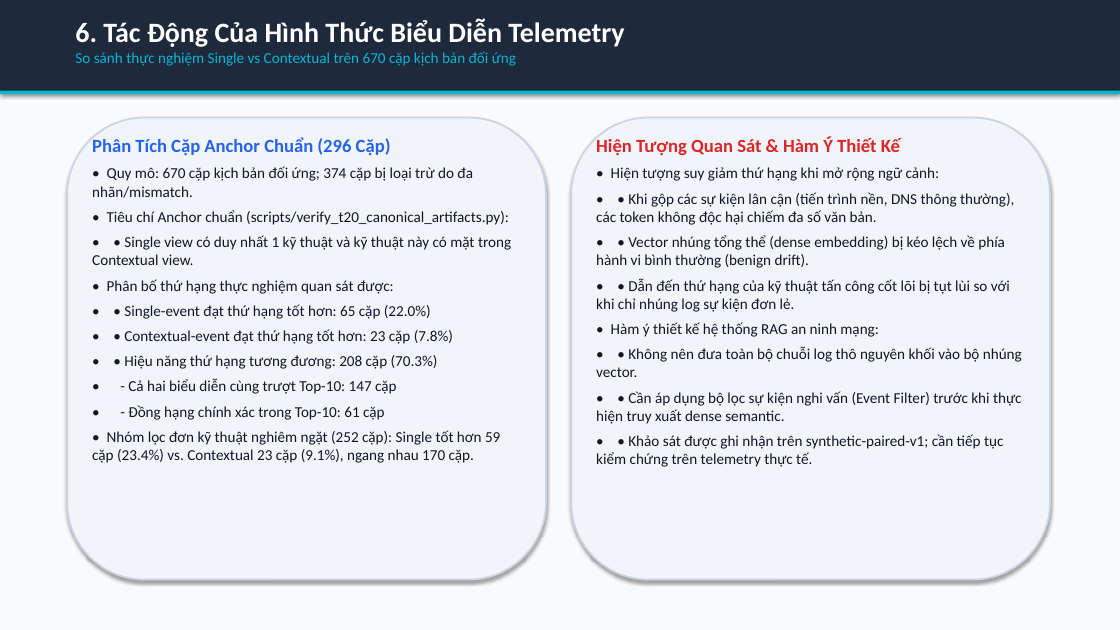
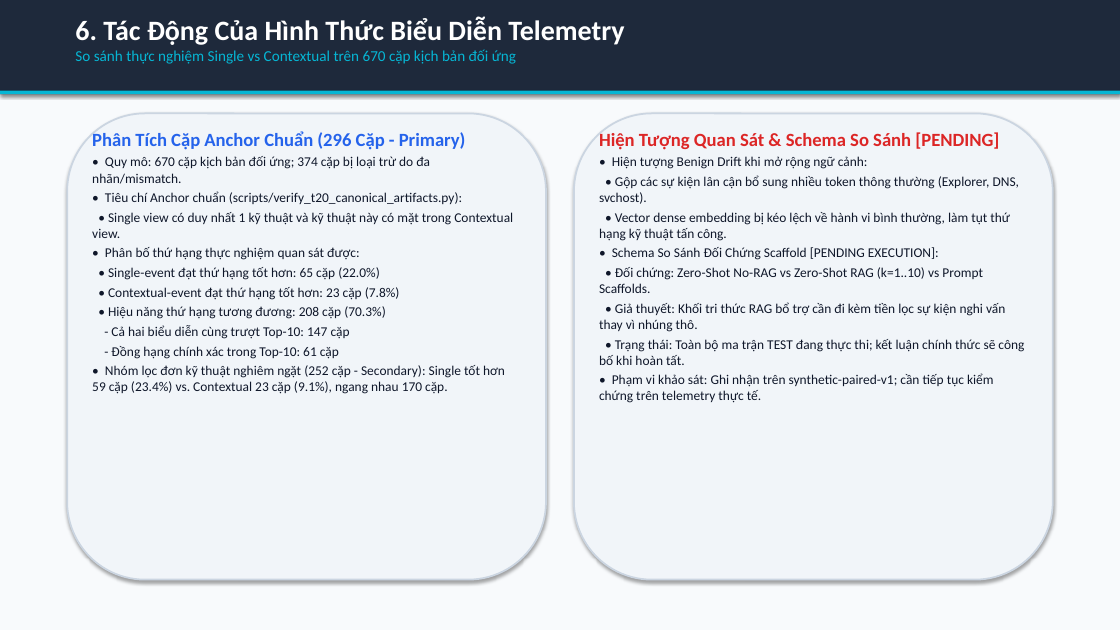
Before and after one commit to habachcp6/RAG2ATTCK, a slide deck: slide 7 of docs/presentation/slides.pptx. Drawn at 1120x630 pixels with LibreOffice and Linux fonts; fonts in the diff are those of the drawing. Boxes give left, top, right and bottom in pixels: in the first picture for what was removed or moved away, otherwise in the second. Text is boxed around its words. In the diff, an @@ line names an element or a change of style, - is before the commit and + after.

```diff
--- a/docs/presentation/slides.pptx
+++ b/docs/presentation/slides.pptx
@@ rounded rectangle: place and size @@
-rounded rectangle at (67,118,546,580)
+rounded rectangle at (67,113,546,580)
@@ rounded rectangle: place and size @@
-rounded rectangle at (571,118,1050,580)
+rounded rectangle at (574,113,1053,580)
@@ text at (92,131,466,150): text changed @@
-Phân Tích Cặp Anchor Chuẩn (296 Cặp)
+Phân Tích Cặp Anchor Chuẩn (296 Cặp - Primary)
@@ text at (599,132,1024,403): text changed; size 13 to 11.5 pt @@
-Hiện Tượng Quan Sát & Hàm Ý Thiết Kế
-• Hiện tượng suy giảm thứ hạng khi mở rộng ngữ cảnh:
-• • Khi gộp các sự kiện lân cận (tiến trình nền, DNS thông thường), các token không độc hại chiếm đa số văn bản.
-• • Vector nhúng tổng thể (dense embedding) bị kéo lệch về phía hành vi bình thường (benign drift).
-• • Dẫn đến thứ hạng của kỹ thuật tấn công cốt lõi bị tụt lùi so với khi chỉ nhúng log sự kiện đơn lẻ.
-• Hàm ý thiết kế hệ thống RAG an ninh mạng:
-• • Không nên đưa toàn bộ chuỗi log thô nguyên khối vào bộ nhúng vector.
-• • Cần áp dụng bộ lọc sự kiện nghi vấn (Event Filter) trước khi thực hiện truy xuất dense semantic.
-• • Khảo sát được ghi nhận trên synthetic-paired-v1; cần tiếp tục kiểm chứng trên telemetry thực tế.
+Hiện Tượng Quan Sát & Schema So Sánh [PENDING]
+• Hiện tượng Benign Drift khi mở rộng ngữ cảnh:
+• Gộp các sự kiện lân cận bổ sung nhiều token thông thường (Explorer, DNS, svchost).
+• Vector dense embedding bị kéo lệch về hành vi bình thường, làm tụt thứ hạng kỹ thuật tấn công.
+• Schema So Sánh Đối Chứng Scaffold [PENDING EXECUTION]:
+• Đối chứng: Zero-Shot No-RAG vs Zero-Shot RAG (k=1..10) vs Prompt Scaffolds.
+• Giả thuyết: Khối tri thức RAG bổ trợ cần đi kèm tiền lọc sự kiện nghi vấn thay vì nhúng thô.
+• Trạng thái: Toàn bộ ma trận TEST đang thực thi; kết luận chính thức sẽ công bố khi hoàn tất.
+• Phạm vi khảo sát: Ghi nhận trên synthetic-paired-v1; cần tiếp tục kiểm chứng trên telemetry thực tế.
@@ text at (92,156,462,260): size 13 to 11.5 pt in "• Quy mô: 670 cặp kịch bản ...", "• Tiêu chí Anchor chuẩn (scripts/verify_t20_canonical_artifa ...", "• Phân bố thứ hạng thực nghiệm ..."; less space between paragraphs @@
@@ text at (92,212,513,238): text changed; size 13 to 11.5 pt @@
-• • Single view có duy nhất 1 kỹ thuật và kỹ thuật này có mặt trong Contextual view.
+• Single view có duy nhất 1 kỹ thuật và kỹ thuật này có mặt trong Contextual view.
@@ text at (92,267,505,394): text changed; size 13 to 11.5 pt @@
-• • Single-event đạt thứ hạng tốt hơn: 65 cặp (22.0%)
-• • Contextual-event đạt thứ hạng tốt hơn: 23 cặp (7.8%)
-• • Hiệu năng thứ hạng tương đương: 208 cặp (70.3%)
-• - Cả hai biểu diễn cùng trượt Top-10: 147 cặp
-• - Đồng hạng chính xác trong Top-10: 61 cặp
-• Nhóm lọc đơn kỹ thuật nghiêm ngặt (252 cặp): Single tốt hơn 59 cặp (23.4%) vs. Contextual 23 cặp (9.1%), ngang nhau 170 cặp.
+• Single-event đạt thứ hạng tốt hơn: 65 cặp (22.0%)
+• Contextual-event đạt thứ hạng tốt hơn: 23 cặp (7.8%)
+• Hiệu năng thứ hạng tương đương: 208 cặp (70.3%)
+- Cả hai biểu diễn cùng trượt Top-10: 147 cặp
+- Đồng hạng chính xác trong Top-10: 61 cặp
+• Nhóm lọc đơn kỹ thuật nghiêm ngặt (252 cặp - Secondary): Single tốt hơn 59 cặp (23.4%) vs. Contextual 23 cặp (9.1%), ngang nhau 170 cặp.
```
Also in this commit, not shown: 11 other slides changed, 7 other files.
